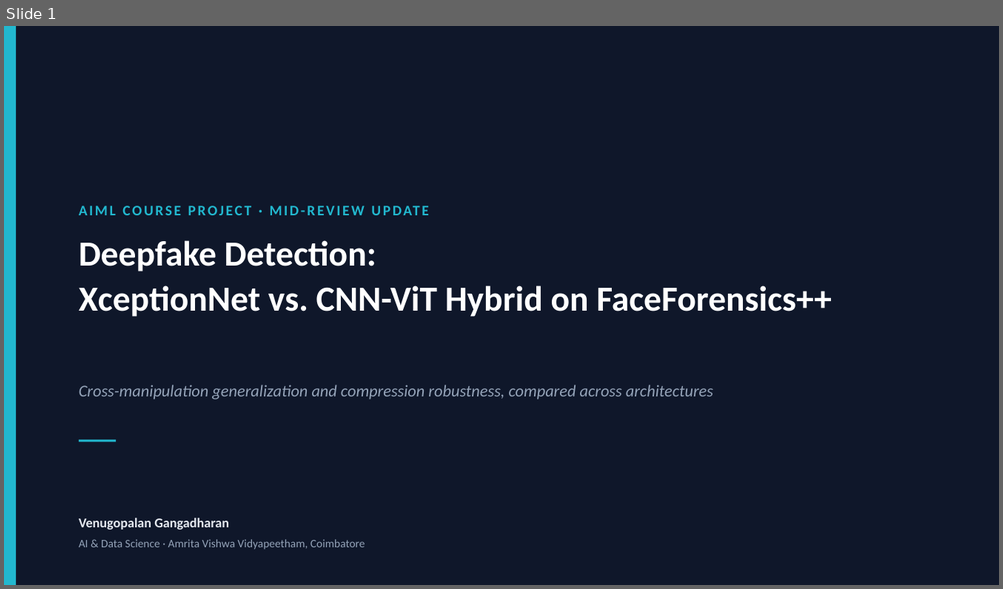
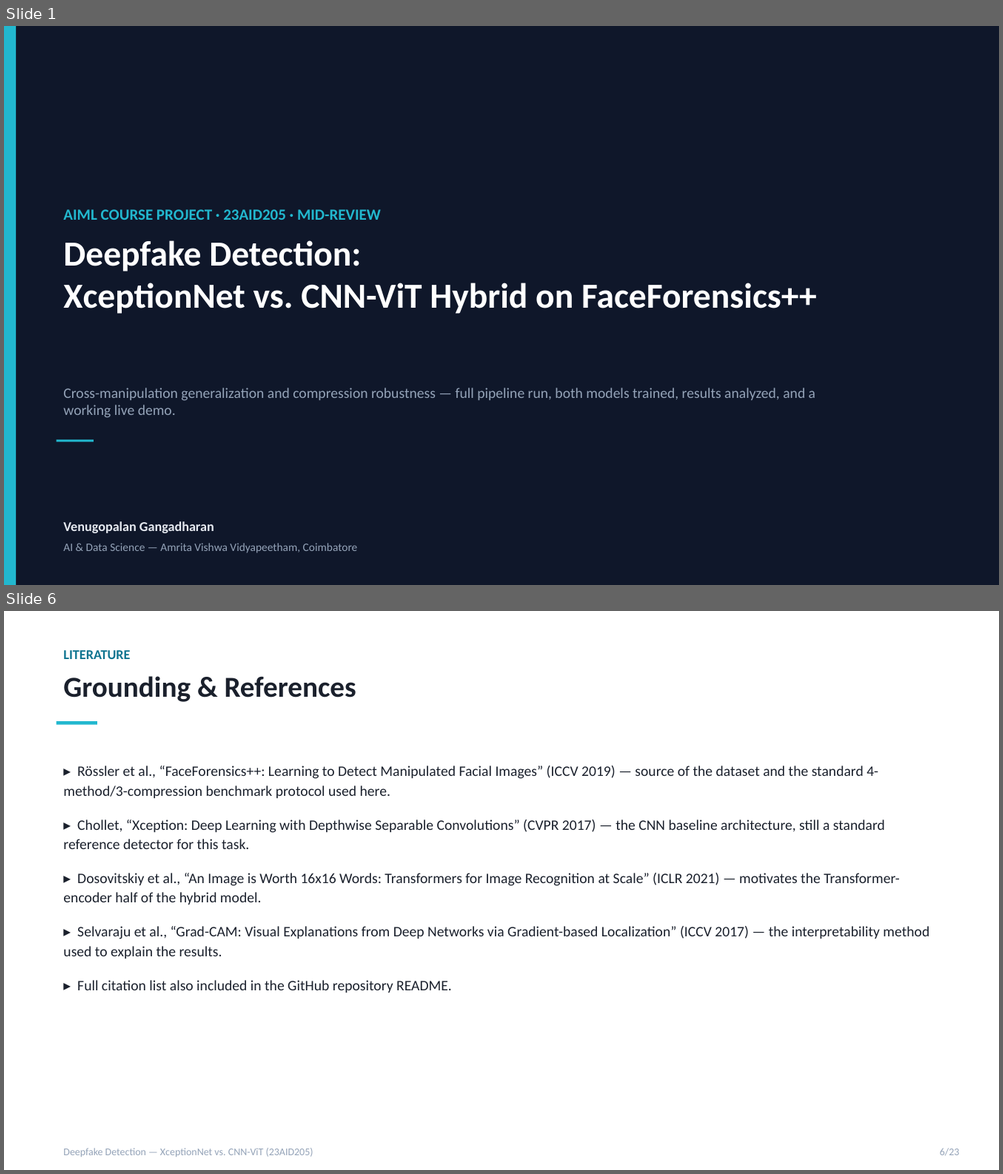
Before and after one commit to DUNE-ODYSSEY/deepfake-detection, a slide deck: docs/mid_review_update.pptx. Shown one above the other, each under a label of ours: slide 1 before the commit, slides 1 and 6 after it; the slides between them are not shown. The pictures are 1003x589 and 1003x1174 pixels, drawn with LibreOffice and Linux fonts; fonts in the diff are those of the drawing. Boxes give left, top, right and bottom in pixels: in the first picture for what was removed or moved away, otherwise in the second. Text is boxed around its words. In the diff, an @@ line names an element or a change of style, - is before the commit and + after.

```diff
--- a/docs/mid_review_update.pptx
+++ b/docs/mid_review_update.pptx
@@ slide 6 added at (x1=4, y1=611, x2=999, y2=1170), background #FFFFFF @@
@@ text added at (x1=63, y1=650, x2=130, y2=659), 13 pt, text #0E7490, bold @@
+LITERATURE
@@ text added at (x1=63, y1=676, x2=356, y2=702), 28 pt, text #1A202C, bold @@
+Grounding & References
@@ rectangle added at (x1=57, y1=721, x2=97, y2=724), fill #22B8CF @@
@@ text added at (x1=63, y1=766, x2=929, y2=993), 14 pt, text #1A202C @@
+▸ Rössler et al., “FaceForensics++: Learning to Detect Manipulated Facial Images” (ICCV 2019) — source of the dataset and the standard 4-method/3-compression benchmark protocol used here.
+▸ Chollet, “Xception: Deep Learning with Depthwise Separable Convolutions” (CVPR 2017) — the CNN baseline architecture, still a standard reference detector for this task.
+▸ Dosovitskiy et al., “An Image is Worth 16x16 Words: Transformers for Image Recognition at Scale” (ICLR 2021) — motivates the Transformer-encoder half of the hybrid model.
+▸ Selvaraju et al., “Grad-CAM: Visual Explanations from Deep Networks via Gradient-based Localization” (ICCV 2017) — the interpretability method used to explain the results.
+▸ Full citation list also included in the GitHub repository README.
@@ text added at (x1=63, y1=1148, x2=313, y2=1157), 10 pt, text #94A3B8 @@
+Deepfake Detection — XceptionNet vs. CNN-ViT (23AID205)
@@ text added at (x1=939, y1=1148, x2=959, y2=1156), 10 pt, text #94A3B8 @@
+6/23
@@ slide 1 changed as well @@
@@ text at (x1=63, y1=210, x2=381, y2=220): text changed; size 14 to 15 pt @@
-AIML COURSE PROJECT · MID-REVIEW UPDATE
+AIML COURSE PROJECT · 23AID205 · MID-REVIEW
@@ text "Deepfake Detection:" at (x1=63, y1=241, x2=817, y2=314): line spacing 1.08 to 1 @@
@@ text at (x1=63, y1=388, x2=815, y2=418): text changed; size 16 to 14 pt; italic off @@
-Cross-manipulation generalization and compression robustness, compared across architectures
+Cross-manipulation generalization and compression robustness — full pipeline run, both models trained, results analyzed, and a working live demo.
@@ 2 texts, 1 rectangle moved together from (x1=79, y1=241, x2=831, y2=530) to (x1=57, y1=241, x2=817, y2=534) @@
@@ text at (x1=63, y1=543, x2=358, y2=554): text changed @@
-AI & Data Science · Amrita Vishwa Vidyapeetham, Coimbatore
+AI & Data Science — Amrita Vishwa Vidyapeetham, Coimbatore
```
Also in this commit, not shown: 1 other slide changed, 20 other slides added, 7 slides removed, 1 other file.
